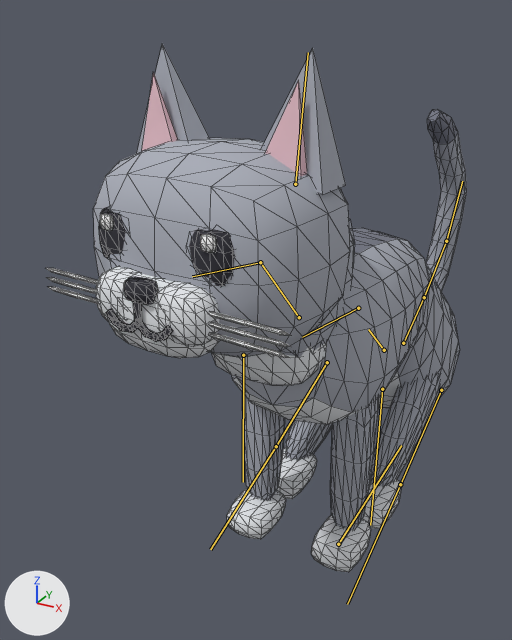
Renders of the glTF model model/pet_cat.glb from each side of a commit.
Both versions are drawn from a 50 mm lens placed at (0.707, -1.896, 1.468), pointed at (-0.239, -0.176, 0.608). Every picture has the same lights, and +X, +Y and +Z are marked at lower left. The first picture is the older version. Both versions are drawn at frame 43 of the action 'wolf_sit'; the numbers are the values there. The bones that change, and the others that lie on the model, are drawn over the model as lines. Mesh edges are drawn as thin lines.

The first picture shows 'Cat'.
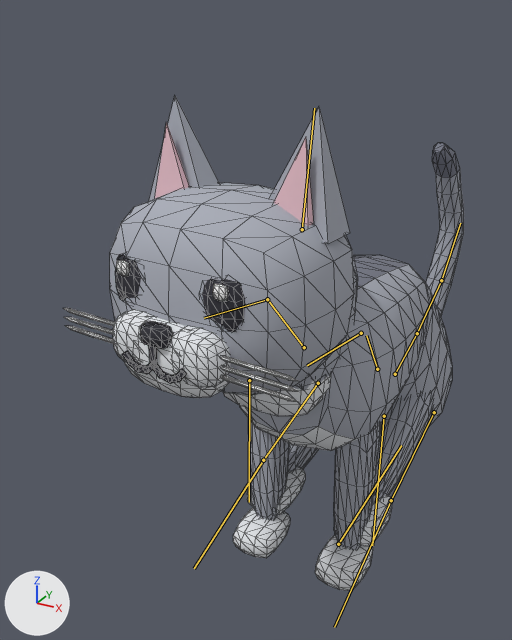
Commit message: EtherPets 2.8.4: the wolf and cat sit on the ground

Location of each change, [x1, y1, x2, y2] in pixels of the pictures (512 x 640 px):
'Cat', posed (6% shorter): before [46, 44, 467, 572]; after [63, 96, 464, 591]
bone 'hips', root to tip: before (384, 350) to (368, 329); after (377, 369) to (366, 335)
bone 'chest', root to tip: before (358, 308) to (302, 337); after (361, 333) to (307, 365)
bone 'hindleg_L', root to tip: before (441, 390) to (400, 484); after (434, 412) to (391, 500)
bone 'hindpaw_L', root to tip: before (400, 484) to (347, 604); after (391, 500) to (334, 627)
bone 'hindleg_R', root to tip: before (327, 362) to (276, 446); after (318, 383) to (263, 460)
bone 'hindpaw_R', root to tip: before (276, 446) to (210, 549); after (263, 460) to (194, 568)

Diff of the bpy script that builds the scene:
```diff
--- a/model/pet_cat.glb.py
+++ b/model/pet_cat.glb.py
@@ bone_hips @@
 bone_hips = bpy.data.objects['CatRig'].pose.bones['hips']  # child of 'root'
-bone_hips.location = (0.0, 0.0, 0.0)
-bone_hips.rotation_quaternion = (-0.94, -0.342, 0.0, 0.0)  # degrees (40, 0, 0)
+bone_hips.location = (0.0, 0.055, -0.052)
+bone_hips.rotation_quaternion = (-0.897, -0.442, 0.0, 0.0)  # degrees (52, 0, 0)
@@ bone_chest @@
 bone_chest = bpy.data.objects['CatRig'].pose.bones['chest']  # child of 'hips'
-bone_chest.location = (0.0, 0.0, 0.0)
-bone_chest.rotation_quaternion = (0.959, 0.284, 0.0, 0.0)  # degrees (33, 0, 0)
+bone_chest.location = (0.0, -0.1, 0.04)
+bone_chest.rotation_quaternion = (0.922, 0.386, 0.0, 0.0)  # degrees (45, 0, 0)
@@ bone_hindleg_l @@
 bone_hindleg_l = bpy.data.objects['CatRig'].pose.bones['hindleg_L']  # child of 'hips'
-bone_hindleg_l.rotation_quaternion = (0.966, -0.259, 0.0, 0.0)  # degrees (-30, 0, 0)
+bone_hindleg_l.rotation_quaternion = (0.978, -0.211, 0.0, 0.0)  # degrees (-24, 0, 0)
@@ bone_hindpaw_l @@
 bone_hindpaw_l = bpy.data.objects['CatRig'].pose.bones['hindpaw_L']  # child of 'hindleg_L'
-bone_hindpaw_l.rotation_quaternion = (0.819, 0.574, 0.0, 0.0)  # degrees (70, 0, 0)
+bone_hindpaw_l.rotation_quaternion = (0.784, 0.621, 0.0, 0.0)  # degrees (77, 0, 0)
@@ bone_hindleg_r @@
 bone_hindleg_r = bpy.data.objects['CatRig'].pose.bones['hindleg_R']  # child of 'hips'
-bone_hindleg_r.rotation_quaternion = (0.966, -0.259, 0.0, 0.0)  # degrees (-30, 0, 0)
+bone_hindleg_r.rotation_quaternion = (0.978, -0.211, 0.0, 0.0)  # degrees (-24, 0, 0)
@@ bone_hindpaw_r @@
 bone_hindpaw_r = bpy.data.objects['CatRig'].pose.bones['hindpaw_R']  # child of 'hindleg_R'
-bone_hindpaw_r.rotation_quaternion = (0.819, 0.574, 0.0, 0.0)  # degrees (70, 0, 0)
+bone_hindpaw_r.rotation_quaternion = (0.784, 0.621, 0.0, 0.0)  # degrees (77, 0, 0)
```
